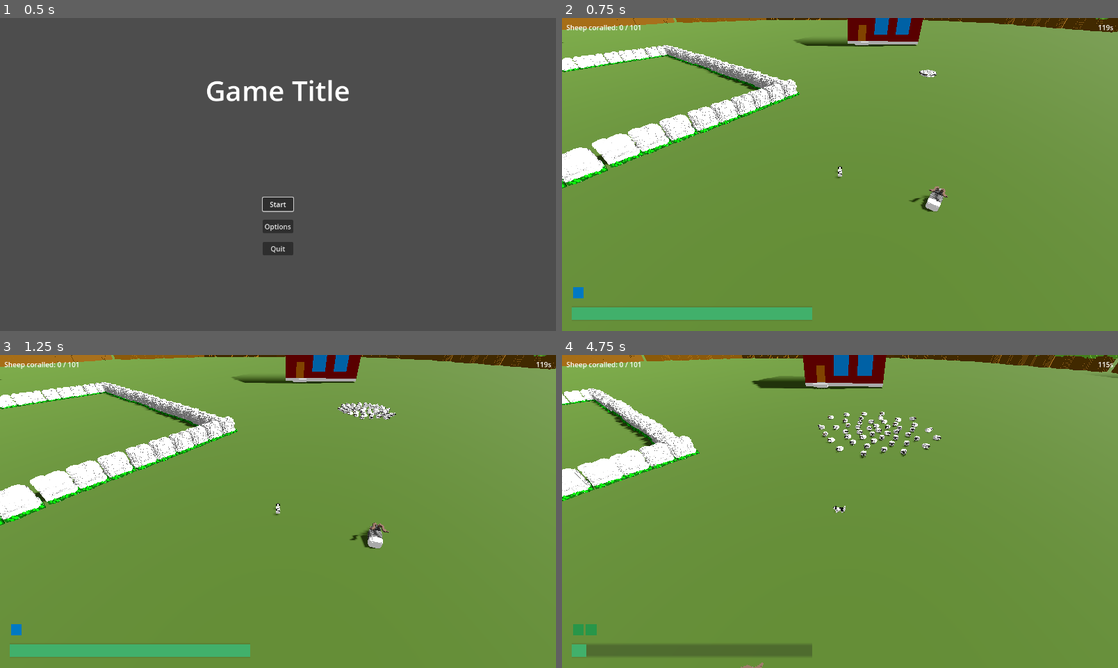
Above: before the commit, frames 1-4 (two rows, left to right).
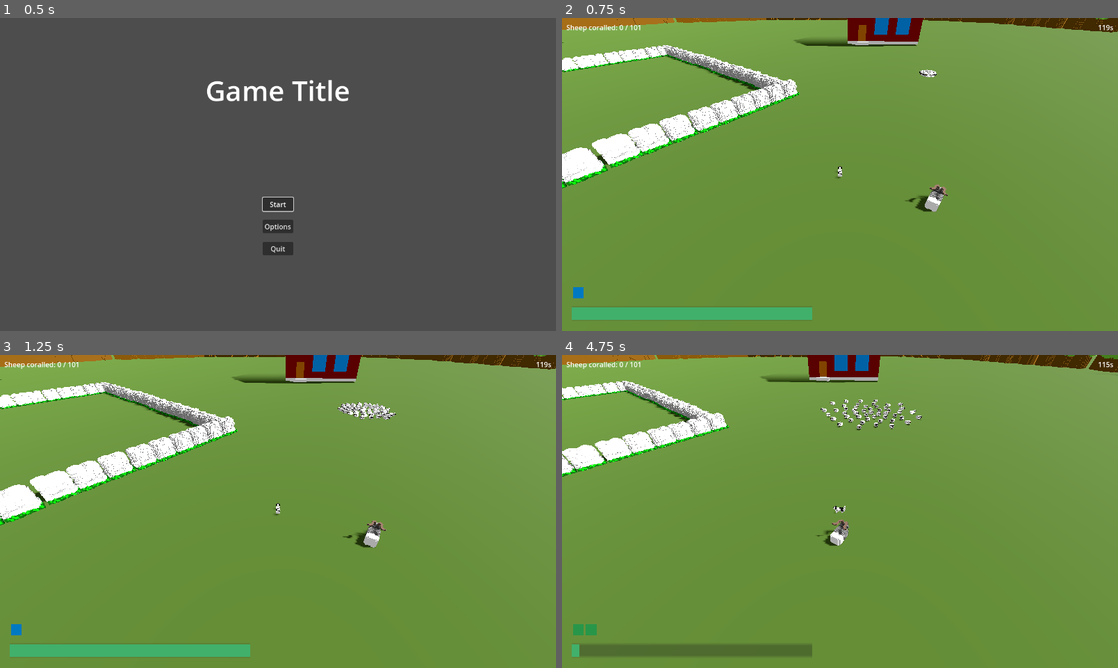
Above: after the commit, the same moments.

Repository: hunttis/ld-58
Game: Godot game, scene res://assets/scenes/master.tscn
Same seed, same stepped clock (60 frames per second), same inputs: the game is played once before the commit and once after it.
Inputs:
- Up to frame 1 (0.5 s): no input
- Up to frame 2 (0.75 s): click "Start" at 0.5 s
- Up to frame 3 (1.25 s): no input
- Up to frame 4 (4.75 s): hold D (move_right) 1.28-2.03 s; hold Q (ability_bark) 1.28-2.03 s; hold S (move_back) 2.03-2.78 s; tap Space (ability_dash) at 2.1 s; hold D (move_right) 2.78-3.53 s; hold E (ability_sprint) 2.78-3.53 s; hold W (move_forward) 3.53-4.28 s; tap Q (ability_bark) at 3.6 s; hold A (move_left) from 4.28 s (still down); hold Space (ability_dash) from 4.28 s (still down)

Frame 1 is identical in both runs. In frame 2, 0.4% of the frame differs, in the area x 0-99%, y 0-62%; in frame 3, 0.5%; in frame 4, 8.2%, in the area x 0-100%, y 0-100%.

Commit message:
fix dog dash

Diff:
--- a/assets/scenes/game.tscn
+++ b/assets/scenes/game.tscn
@@ -39,9 +39,10 @@
 transform = Transform3D(1, 0, 0, 0, 1, 0, 0, 0, 1, 0.19251442, 0.25925064, -0.110435486)
 
 [node name="Dog" parent="." instance=ExtResource("4_j62u1")]
-
-[node name="CharacterBody3D" parent="." instance=ExtResource("6_5aext")]
-transform = Transform3D(1, 0, 0, 0, 1, 0, 0, 0, 1, 8.924397, 0, 4.0398)
+transform = Transform3D(1, 0, 0, 0, 1, 0, 0, 0, 1, 0, 0.26235932, 0)
+
+[node name="Goat" parent="." instance=ExtResource("6_5aext")]
+transform = Transform3D(1, 0, 0, 0, 1, 0, 0, 0, 1, 8.924397, 0.2727561, 4.0398)
 
 [node name="SheepFlock1" type="Node3D" parent="."]
 transform = Transform3D(1, 0, 0, 0, 1, 0, 0, 0, 1, 21.841774, 0, -37.3348)
